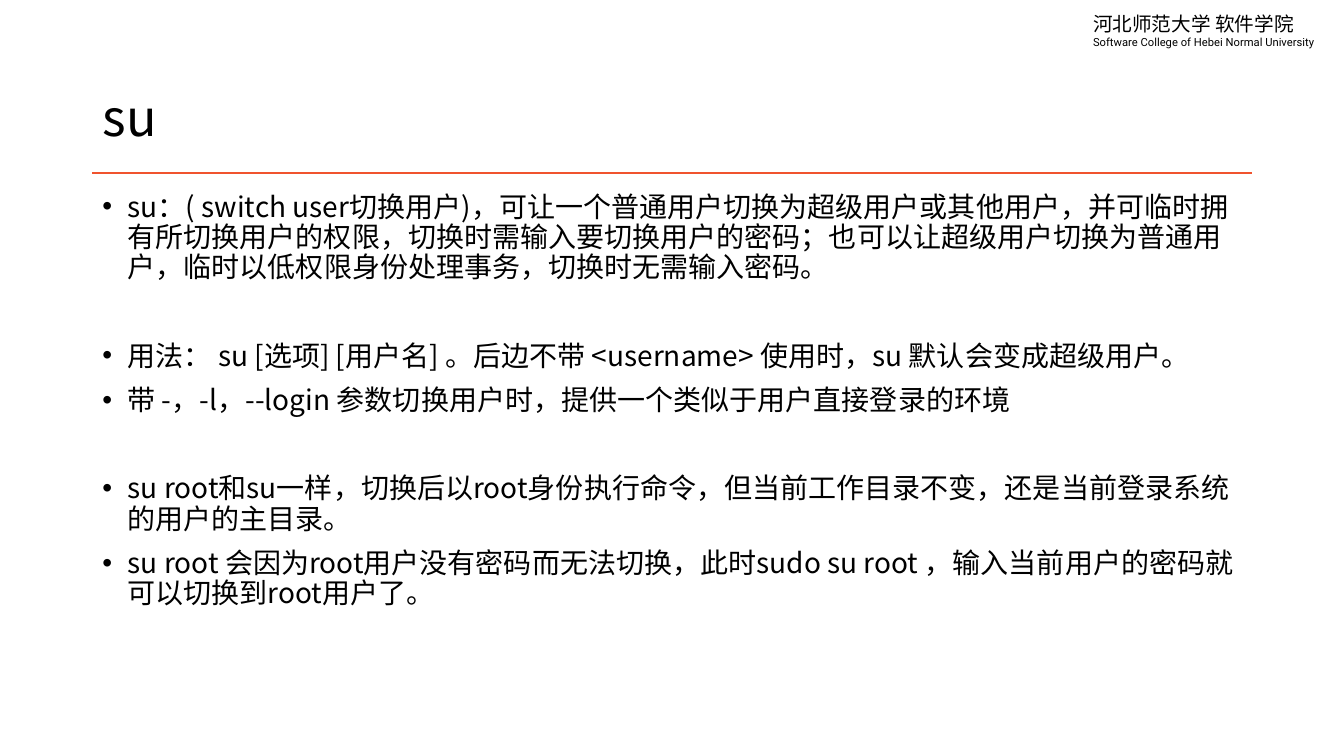
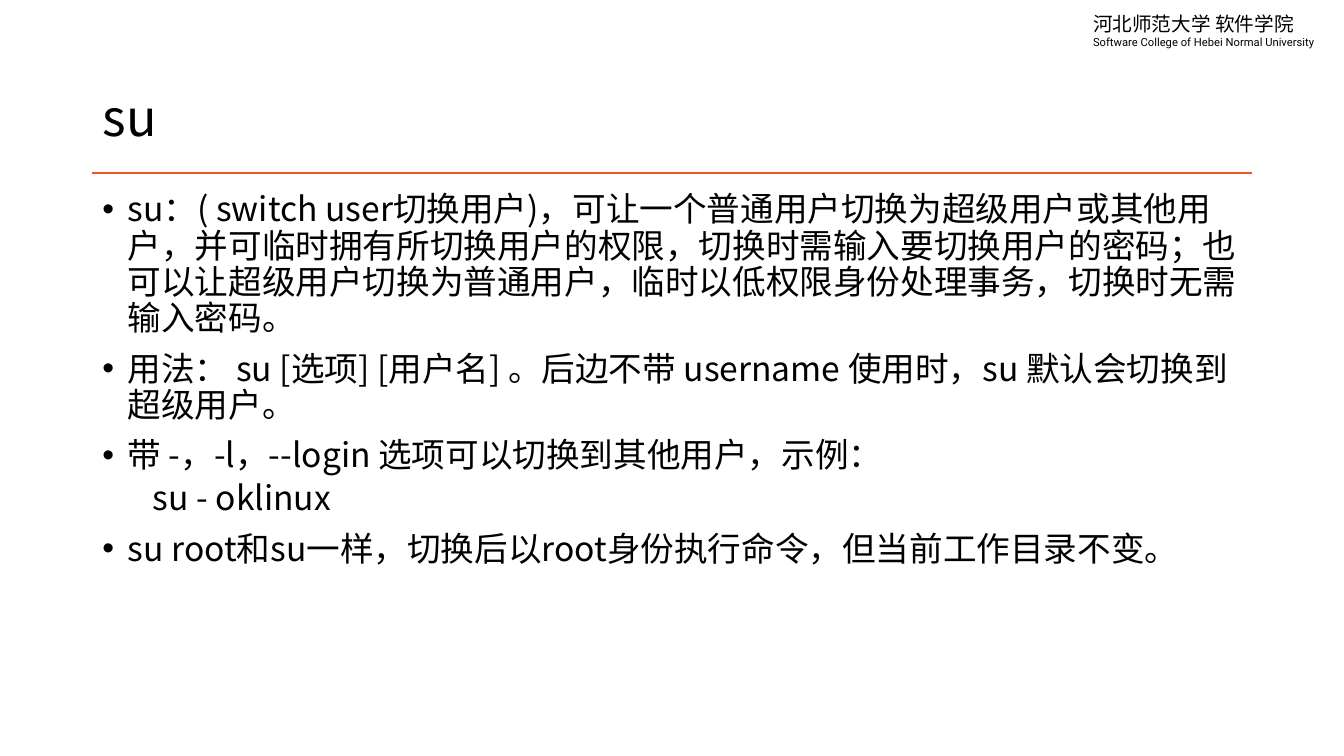
Before and after one commit to edu2act/course-linux-system, a slide deck: slide 9 of materials/slides/ch05-user-managment.pptx. Drawn at 1344x756 pixels with LibreOffice and Linux fonts; fonts in the diff are those of the drawing. Boxes give left, top, right and bottom in pixels: in the first picture for what was removed or moved away, otherwise in the second. Text is boxed around its words. In the diff, an @@ line names an element or a change of style, - is before the commit and + after.

```diff
--- a/materials/slides/ch05-user-managment.pptx
+++ b/materials/slides/ch05-user-managment.pptx
@@ text at [128,192,1237,333]: size 20 to 24 pt in "su：( switch user切换用户)，可让一个普通用户切换为超级用户或其他用户，并可临时拥有所切换用户的权限，切换 ..." @@
@@ text at [128,352,1228,565]: text changed; size 20 to 24 pt @@
-• 用法： su [选项] [用户名] 。后边不带 <username> 使用时，su 默认会变成超级用户。
-• 带 -，-l，--login 参数切换用户时，提供一个类似于用户直接登录的环境
-• su root和su一样，切换后以root身份执行命令，但当前工作目录不变，还是当前登录系统的用户的主目录。
-• su root 会因为root用户没有密码而无法切换，此时sudo su root ，输入当前用户的密码就可以切换到root用户了。
+• 用法： su [选项] [用户名] 。后边不带 username 使用时，su 默认会切换到超级用户。
+• 带 -，-l，--login 选项可以切换到其他用户，示例：
+  su - oklinux
+• su root和su一样，切换后以root身份执行命令，但当前工作目录不变。
```
Also in this commit, not shown: 11 other slides changed, 2 slides added, 4 slides removed, 4 other files.
